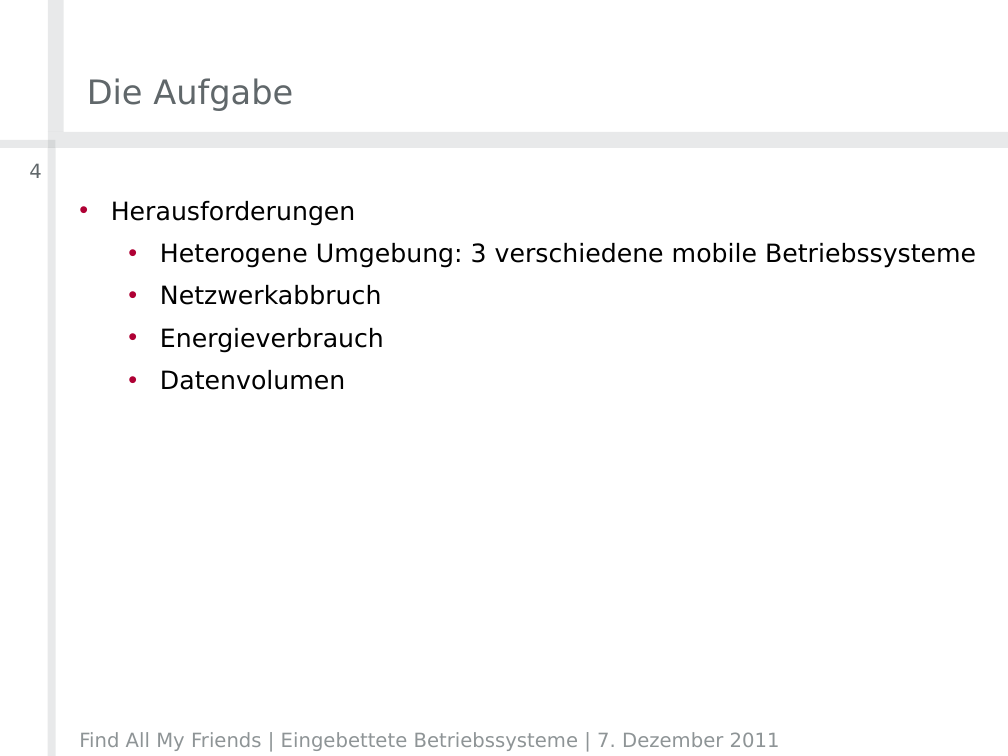
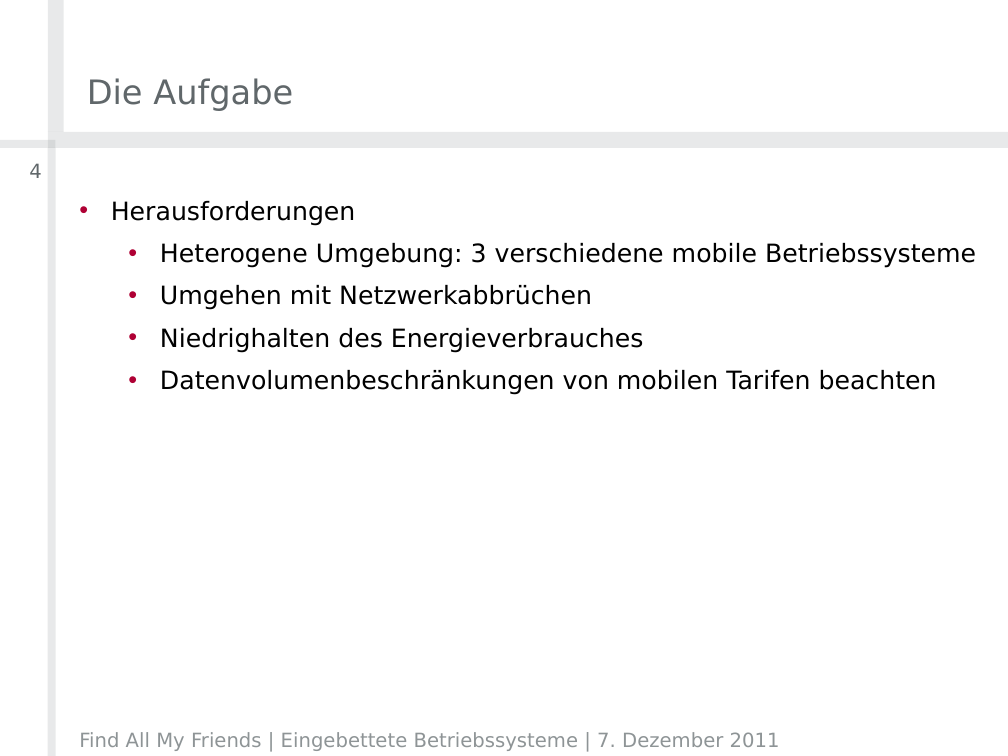
Before and after one commit to timfel/meet4xmas, a slide deck: slide 4 of presentations/2011-12-07_Projektvorstellung.pptx. Drawn at 1008x756 pixels with LibreOffice and Linux fonts; fonts in the diff are those of the drawing; background and template pictures are left out. Boxes give left, top, right and bottom in pixels: in the first picture for what was removed or moved away, otherwise in the second. Text is boxed around its words. In the diff, an @@ line names an element or a change of style, - is before the commit and + after.

```diff
--- a/presentations/2011-12-07_Projektvorstellung.pptx
+++ b/presentations/2011-12-07_Projektvorstellung.pptx
@@ text at <box>160,285,937,395</box>: text changed @@
-  • Netzwerkabbruch
-  • Energieverbrauch
-  • Datenvolumen
+  • Umgehen mit Netzwerkabbrüchen
+  • Niedrighalten des Energieverbrauches
+  • Datenvolumenbeschränkungen von mobilen Tarifen beachten
```
Also in this commit, not shown: 2 other slides changed, 1 slide added.
